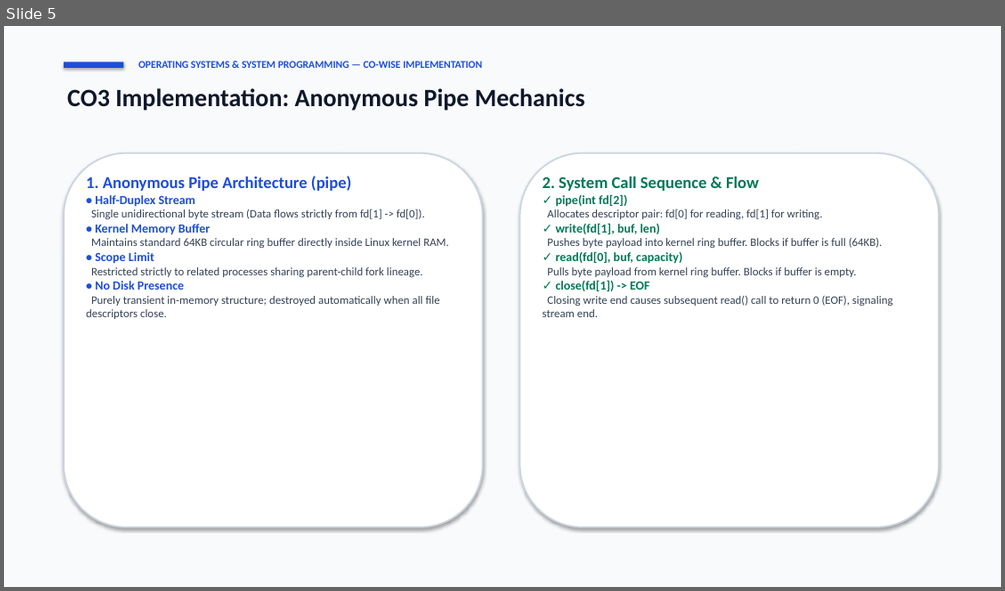
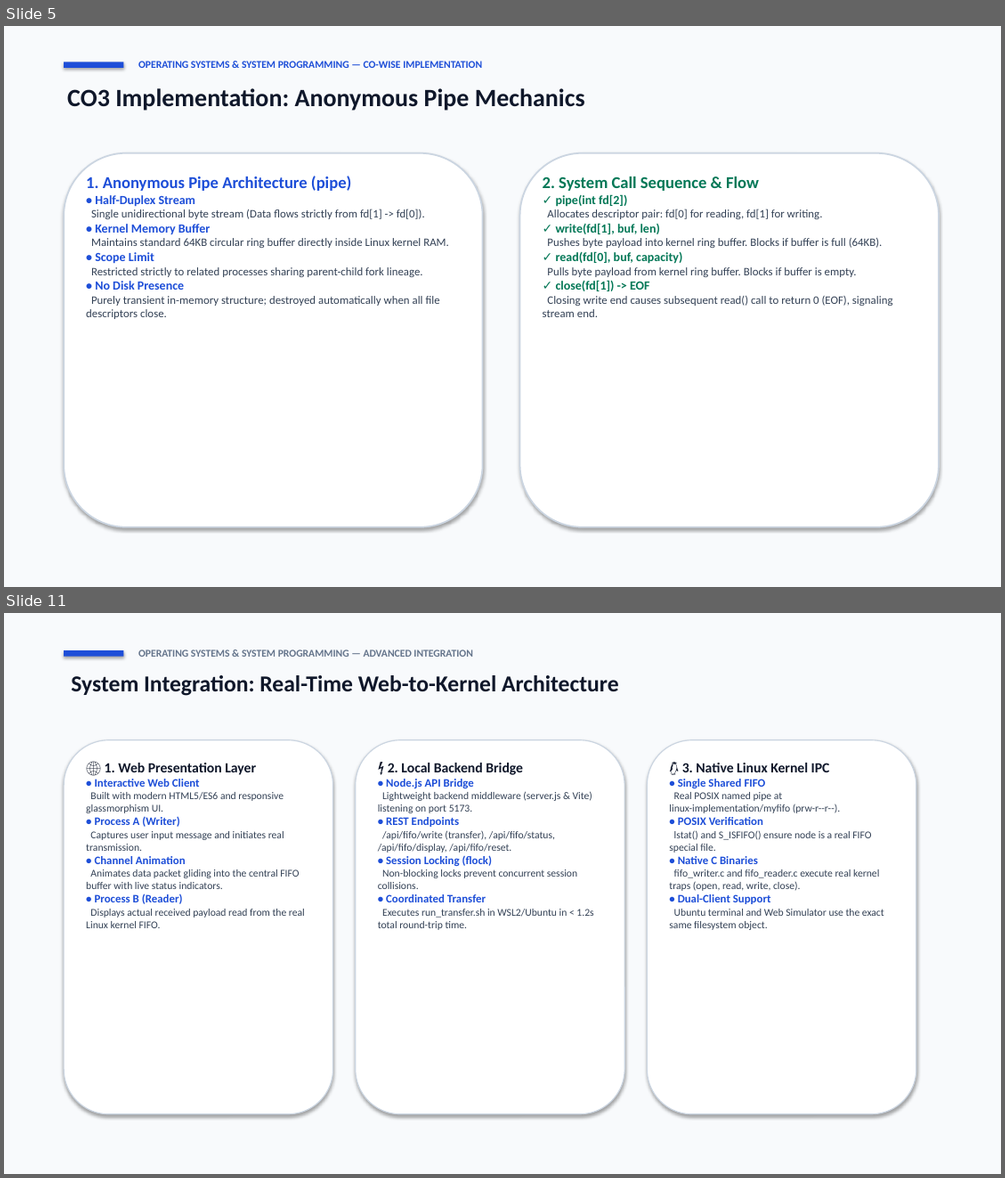
Before and after one commit to GJashwanthReddy/OCTO_OSSP, a slide deck: OCTO_OSSP-Project/OSSP_IPC_Project_Presentation.pptx. Shown one above the other, each under a label of ours: slide 5 before the commit, slides 5 and 11 after it; the slides between them are not shown. The pictures are 1005x591 and 1005x1178 pixels, drawn with LibreOffice and Linux fonts; fonts in the diff are those of the drawing. Boxes give left, top, right and bottom in pixels: in the first picture for what was removed or moved away, otherwise in the second. Text is boxed around its words. In the diff, an @@ line names an element or a change of style, - is before the commit and + after.

Commit message:
Update presentation PPTX and slide deck with shared Linux FIFO, real-time backend bridge, and immediate file truncation

```diff
--- a/OCTO_OSSP-Project/OSSP_IPC_Project_Presentation.pptx
+++ b/OCTO_OSSP-Project/OSSP_IPC_Project_Presentation.pptx
@@ slide 11 added at (x1=4, y1=613, x2=1001, y2=1174), background #F8FAFC @@
@@ rectangle added at (x1=64, y1=650, x2=123, y2=657), fill #1D4ED8 @@
@@ text added at (x1=138, y1=649, x2=472, y2=657), 10 pt, text #64748B, bold @@
+OPERATING SYSTEMS & SYSTEM PROGRAMMING — ADVANCED INTEGRATION
@@ text added at (x1=71, y1=675, x2=619, y2=696), 22 pt, text #0F172A, bold @@
+System Integration: Real-Time Web-to-Kernel Architecture
@@ rounded rectangle added at (x1=64, y1=740, x2=333, y2=1114), fill #FFFFFF, outline #CBD5E1 1 pt @@
@@ rounded rectangle added at (x1=356, y1=740, x2=624, y2=1114), fill #FFFFFF, outline #CBD5E1 1 pt @@
@@ rounded rectangle added at (x1=647, y1=740, x2=916, y2=1114), fill #FFFFFF, outline #CBD5E1 1 pt @@
@@ text added at (x1=86, y1=763, x2=305, y2=928), 10 pt, text #334155 @@
+🌐 1. Web Presentation Layer
+• Interactive Web Client
+Built with modern HTML5/ES6 and responsive glassmorphism UI.
+• Process A (Writer)
+Captures user input message and initiates real transmission.
+• Channel Animation
+Animates data packet gliding into the central FIFO buffer with live status indicators.
+• Process B (Reader)
+Displays actual received payload read from the real Linux kernel FIFO.
@@ text added at (x1=378, y1=763, x2=593, y2=930), 10 pt, text #334155 @@
+⚡ 2. Local Backend Bridge
+• Node.js API Bridge
+Lightweight backend middleware (server.js & Vite) listening on port 5173.
+• REST Endpoints
+/api/fifo/write (transfer), /api/fifo/status, /api/fifo/display, /api/fifo/reset.
+• Session Locking (flock)
+Non-blocking locks prevent concurrent session collisions.
+• Coordinated Transfer
+Executes run_transfer.sh in WSL2/Ubuntu in < 1.2s total round-trip time.
@@ text added at (x1=669, y1=763, x2=884, y2=930), 10 pt, text #334155 @@
+🐧 3. Native Linux Kernel IPC
+• Single Shared FIFO
+Real POSIX named pipe at linux-implementation/myfifo (prw-r--r--).
+• POSIX Verification
+lstat() and S_ISFIFO() ensure node is a real FIFO special file.
+• Native C Binaries
+fifo_writer.c and fifo_reader.c execute real kernel traps (open, read, write, close).
+• Dual-Client Support
+Ubuntu terminal and Web Simulator use the exact same filesystem object.
```
Also in this commit, not shown: 7 slides changed, 2 other slides added, 1 slide removed, 2 other files.
